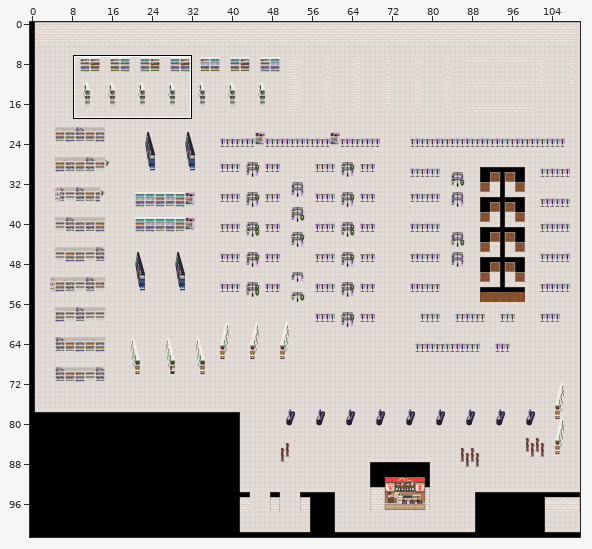
Two versions of a level (Tiled map, assets/data/walmartReal.tmx). The picture above shows the old version from afar; the outline marks the close-up.
Close-up. As it was:
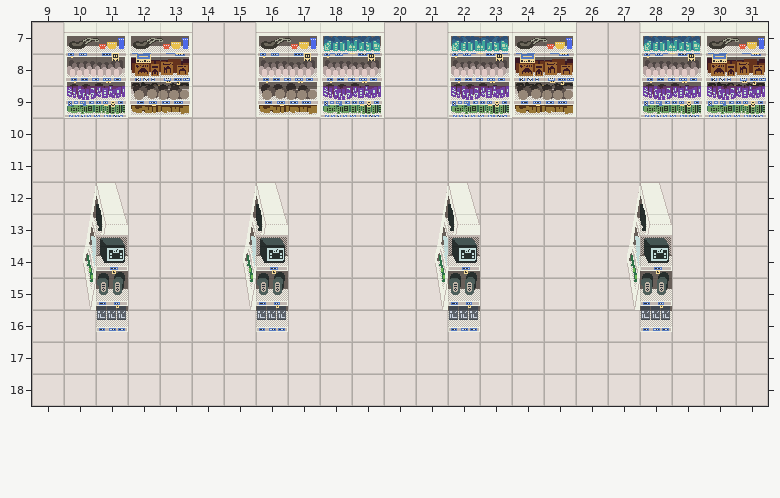
Cells are 32x32 px. Shown: x 9..31, y 7..18. The commit also changed other parts of the map, which this record leaves out.
New version:
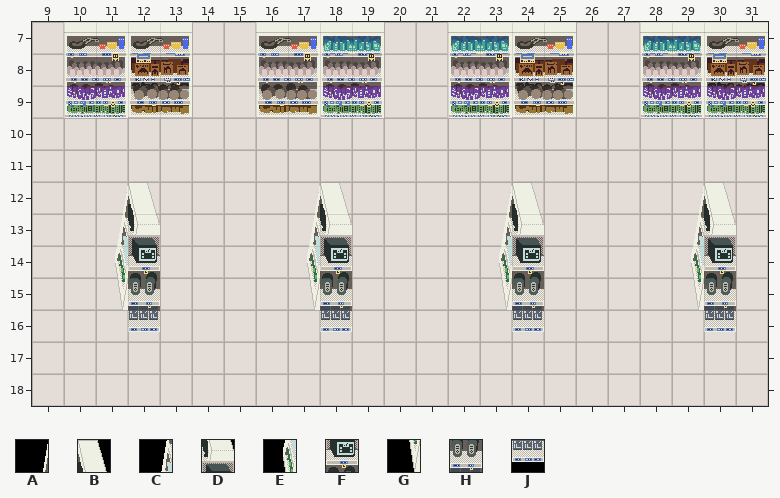
Key: from "tileset": A 198, B 199, C 230, D 231, E 262, F 263, G 294, H 295, J 327.
_ is an empty cell.
Diff:
{"where": "layer \"BGObjects\""}
{"y":12,"x":10,"old":"AB_","new":"_AB"}
{"y":12,"x":15,"old":"AB__","new":"__AB"}
{"y":12,"x":21,"old":"AB__","new":"__AB"}
{"y":12,"x":27,"old":"AB__","new":"__AB"}
{"y":13,"x":10,"old":"CD_","new":"_CD"}
{"y":13,"x":15,"old":"CD__","new":"__CD"}
{"y":13,"x":21,"old":"CD__","new":"__CD"}
{"y":13,"x":27,"old":"CD__","new":"__CD"}
{"y":14,"x":10,"old":"EF_","new":"_EF"}
{"y":14,"x":15,"old":"EF__","new":"__EF"}
{"y":14,"x":21,"old":"EF__","new":"__EF"}
{"y":14,"x":27,"old":"EF__","new":"__EF"}
{"y":15,"x":10,"old":"GH_","new":"_GH"}
{"y":15,"x":15,"old":"GH__","new":"__GH"}
{"y":15,"x":21,"old":"GH__","new":"__GH"}
{"y":15,"x":27,"old":"GH__","new":"__GH"}
{"y":16,"x":11,"old":"J_","new":"_J"}
{"y":16,"x":16,"old":"J","new":"_"}
{"y":16,"x":18,"old":"_","new":"J"}
{"y":16,"x":22,"old":"J","new":"_"}
{"y":16,"x":24,"old":"_","new":"J"}
{"y":16,"x":28,"old":"J","new":"_"}
{"y":16,"x":30,"old":"_","new":"J"}
{"label":"changed","picture_box":[83,182,160,332]}
{"label":"changed","picture_box":[243,182,352,332]}
{"label":"changed","picture_box":[435,182,544,332]}
{"label":"changed","picture_box":[627,182,736,332]}
